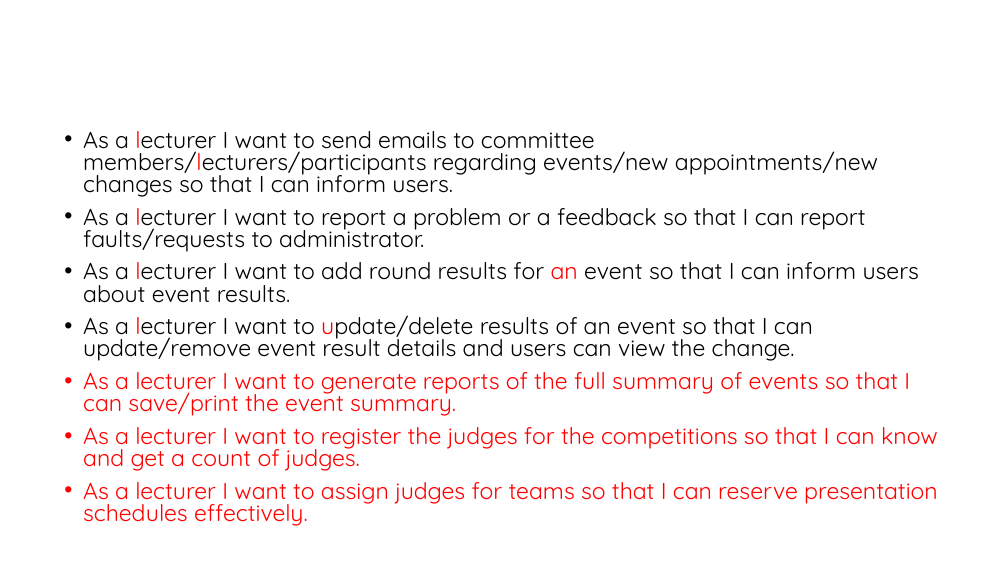
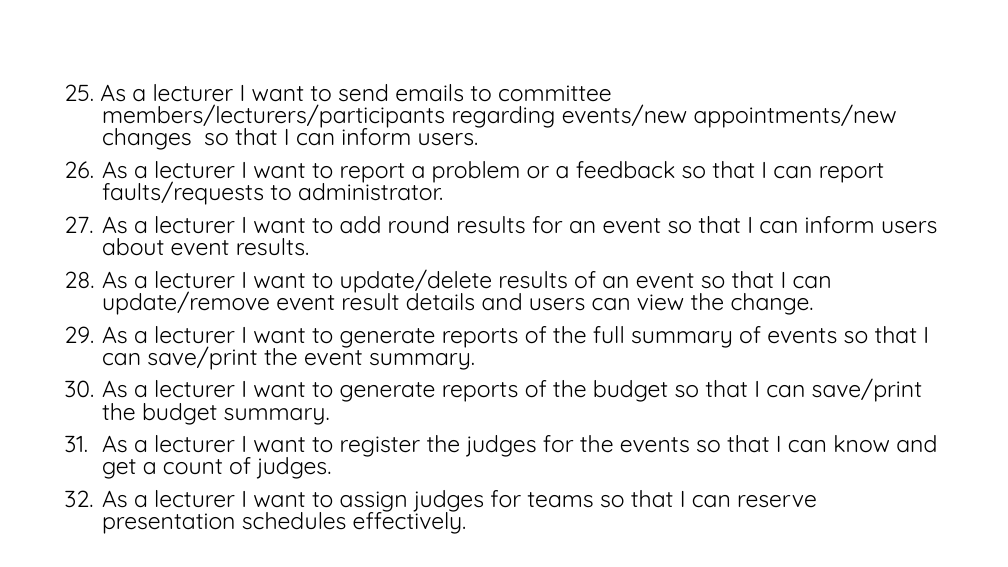
Before and after one commit to Sajith16/CSSEDocs, a slide deck: slide 11 of CodeFest-Management-Tool.pptx. Drawn at 1008x567 pixels with LibreOffice and Linux fonts; fonts in the diff are those of the drawing; background and template pictures are left out. Boxes give left, top, right and bottom in pixels: in the first picture for what was removed or moved away, otherwise in the second. Text is boxed around its words. In the diff, an @@ line names an element or a change of style, - is before the commit and + after.

```diff
--- a/CodeFest-Management-Tool.pptx
+++ b/CodeFest-Management-Tool.pptx
@@ text "25. As a lecturer I ...": place and size @@
-text "25. As a lecturer I ..." at (83,131,938,526)
+text "25. As a lecturer I ..." at (64,84,937,534)
@@ text at (64,84,897,150): text changed @@
-• As a lecturer I want to send emails to committee members/lecturers/participants regarding events/new appointments/new changes so that I can inform users.
+25. As a lecturer I want to send emails to committee members/lecturers/participants regarding events/new appointments/new changes so that I can inform users.
@@ text at (102,161,937,534): text colour #FF0000 to #000000 in "lecturer", "lecturer an", "lecturer update/delete", "As a lecturer I want to generate ..." and 1 more places; bullet • to 1. @@
@@ text at (102,378,937,479): text changed; text colour #FF0000 to #000000 @@
-• As a lecturer I want to register the judges for the competitions so that I can know and get a count of judges.
+30. As a lecturer I want to generate reports of the budget so that I can save/print the budget summary.
+31. As a lecturer I want to register the judges for the events so that I can know and get a count of judges.
```
Also in this commit, not shown: 8 other slides changed.
